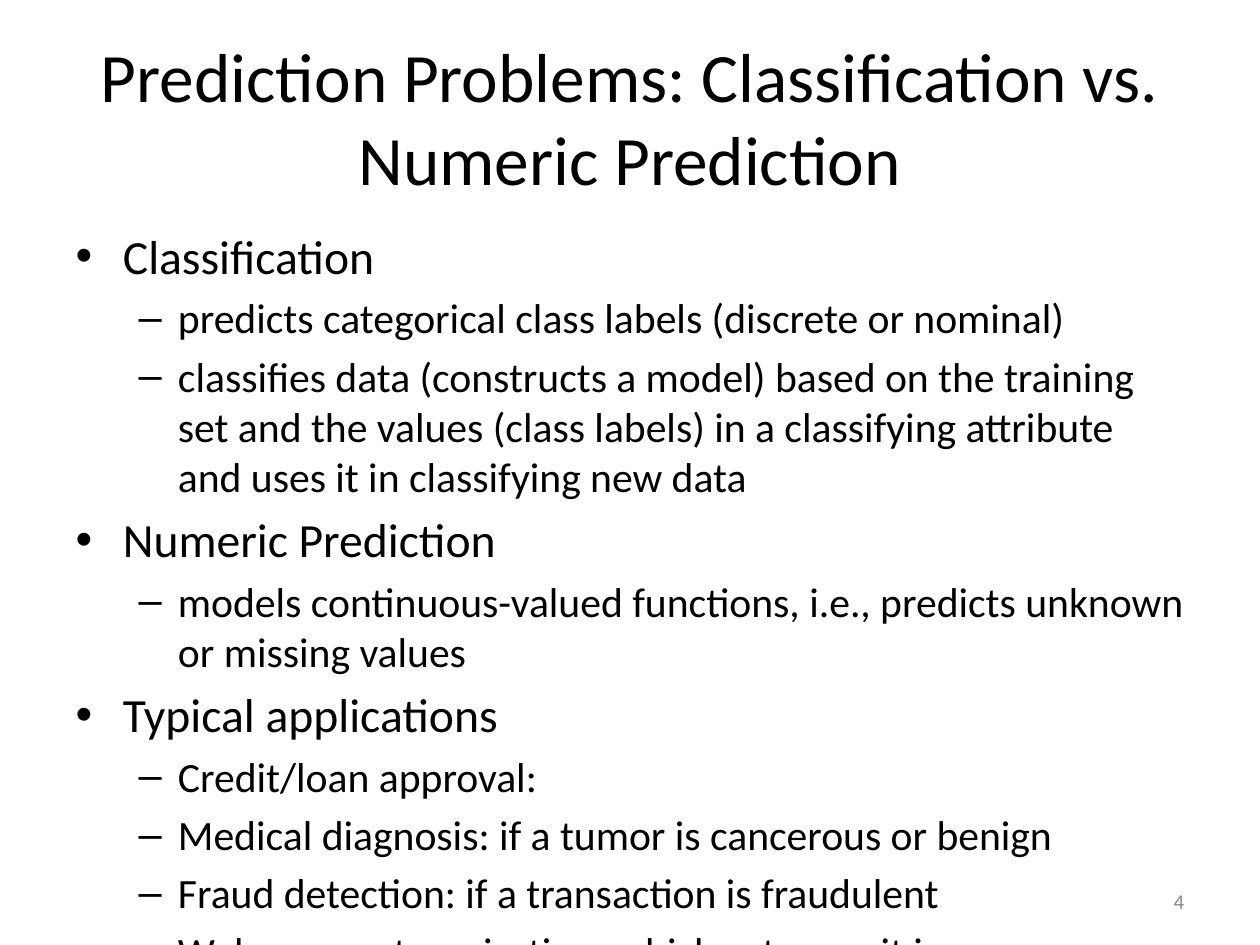
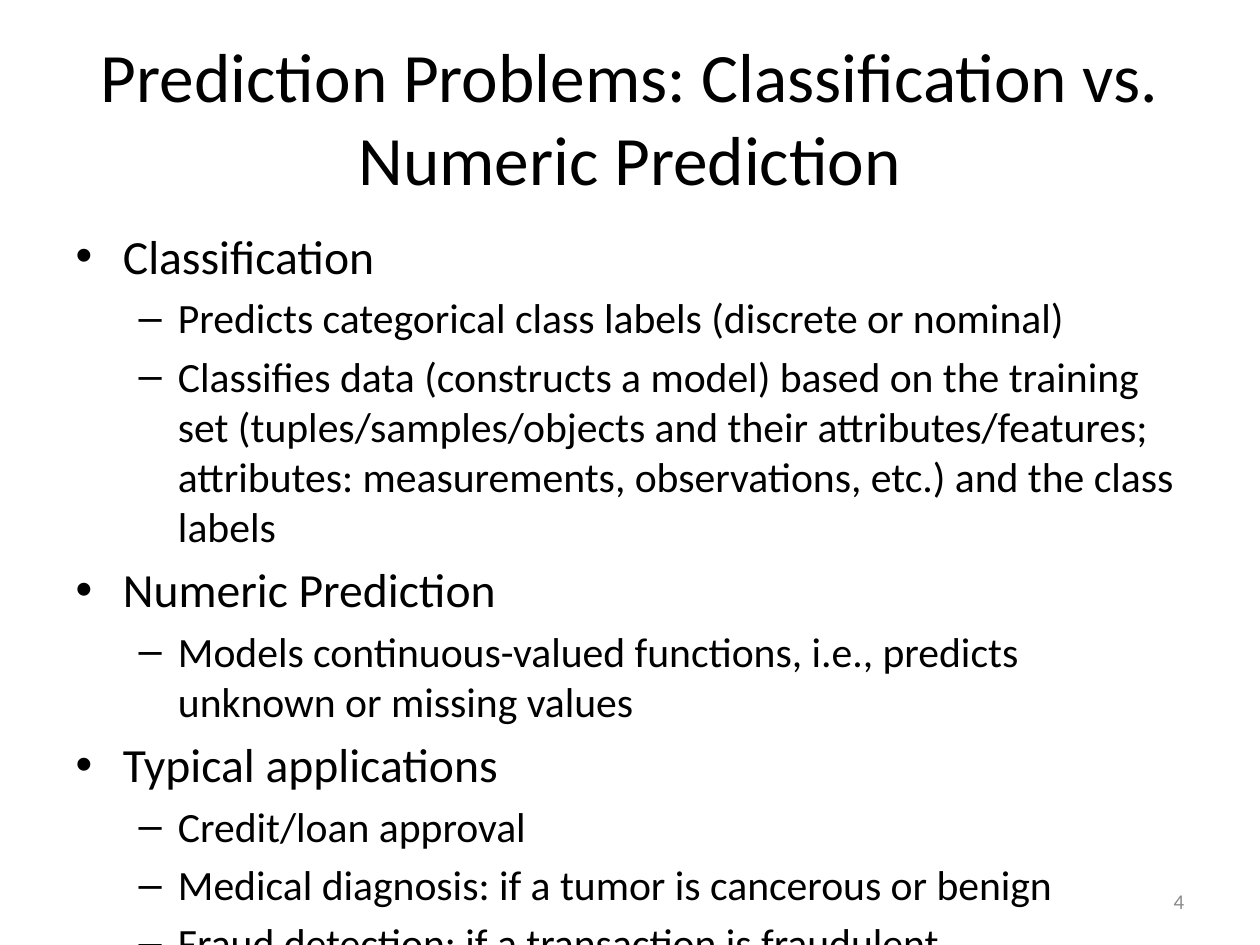
Before and after one commit to mjiang89/mjiang89.github.io, a slide deck: slide 4 of teaching/CS412Summer17-Chapter8.pptx. Drawn at 1260x945 pixels with LibreOffice and Linux fonts; fonts in the diff are those of the drawing. Boxes give left, top, right and bottom in pixels: in the first picture for what was removed or moved away, otherwise in the second. Text is boxed around its words. In the diff, an @@ line names an element or a change of style, - is before the commit and + after.

```diff
--- a/teaching/CS412Summer17-Chapter8.pptx
+++ b/teaching/CS412Summer17-Chapter8.pptx
@@ text at (178, 302, 1174, 543): text changed @@
-  – predicts categorical class labels (discrete or nominal)
-  – classifies data (constructs a model) based on the training set and the values (class labels) in a classifying attribute and uses it in classifying new data
+  – Predicts categorical class labels (discrete or nominal)
+  – Classifies data (constructs a model) based on the training set (tuples/samples/objects and their attributes/features; attributes: measurements, observations, etc.) and the class labels
@@ text at (178, 638, 1019, 724): text changed @@
-  – models continuous-valued functions, i.e., predicts unknown or missing values
+  – Models continuous-valued functions, i.e., predicts unknown or missing values
@@ text at (178, 813, 526, 849): text changed @@
-  – Credit/loan approval:
+  – Credit/loan approval
```
Also in this commit, not shown: 22 other slides changed, 6 slides added, 2 other files.
